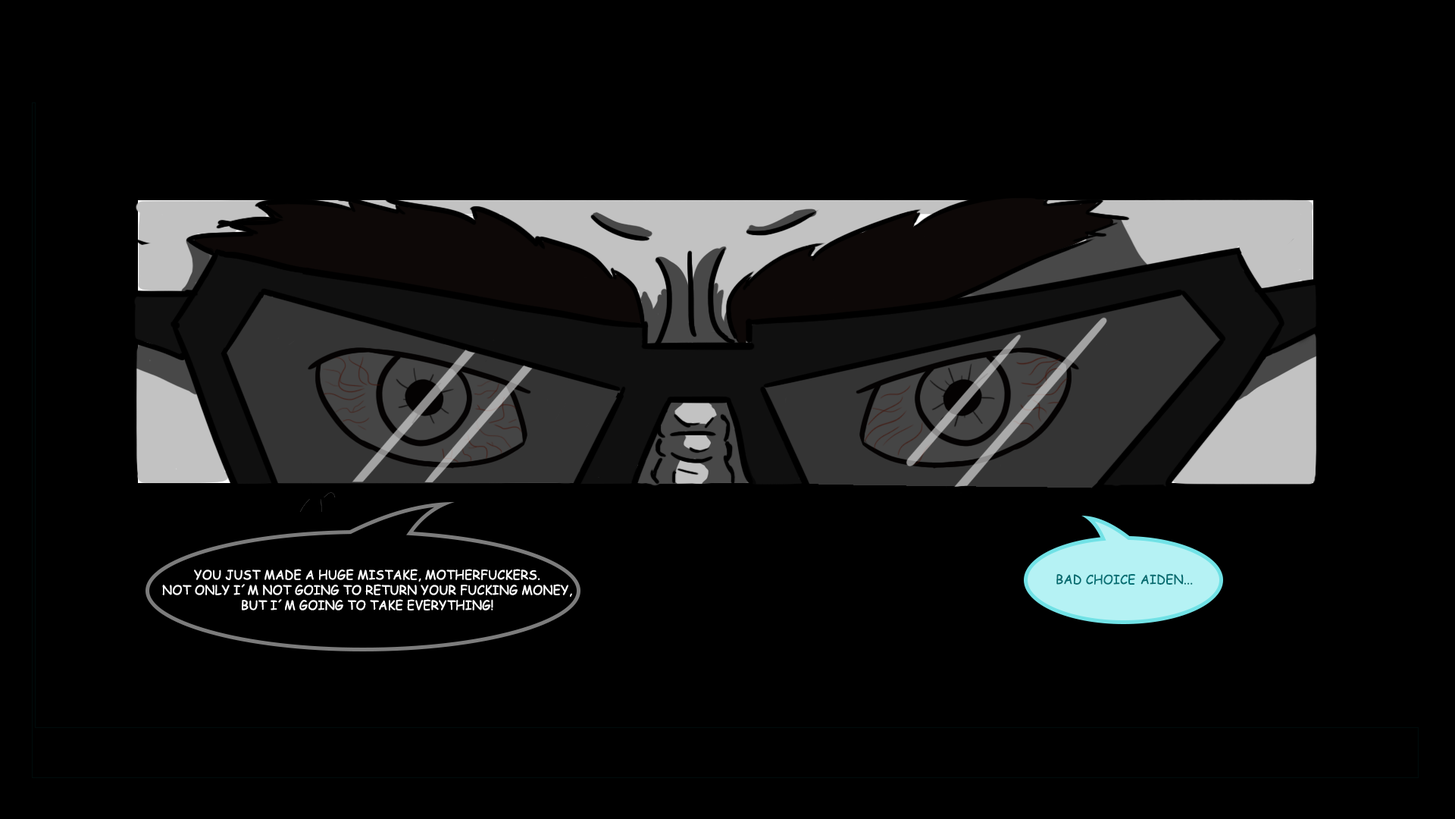
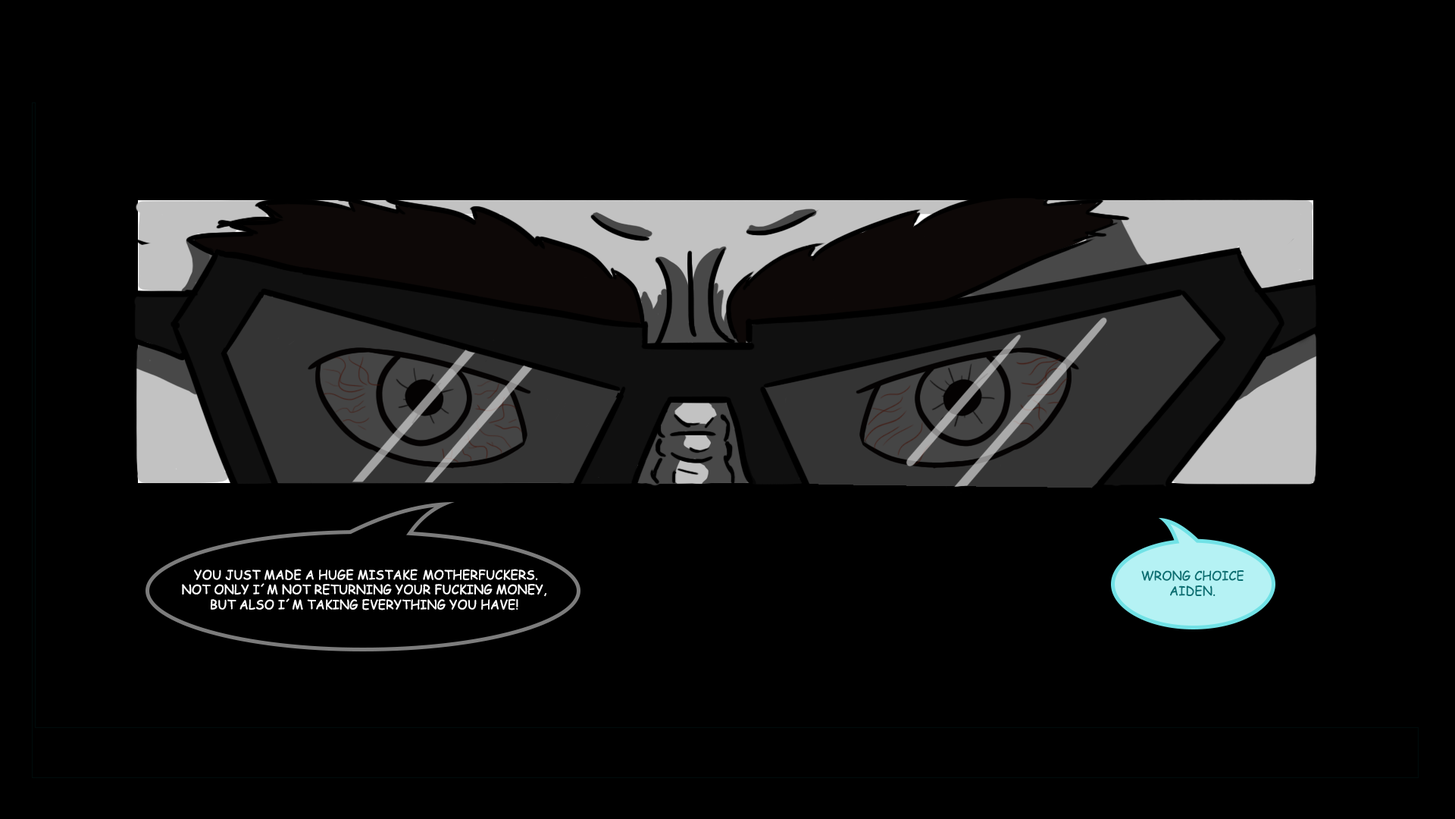
Revision of a layered 1455x819 image; what changed, layer by layer:
renamed "CHOICE" to "WRONG CHOICE AIDEN.", painted on it over [1086, 570, 1245, 596]
added layer "NOT ONLY I´M NOT RETURNING YOUR FUCKING MONEY, BUT ALSO I´M TAK" above "Forma 1" over [181, 582, 547, 611]
added layer "Forma 1" above "Fondo" over [1111, 517, 1276, 630]
painted on "Fondo" over [162, 491, 1224, 624]
